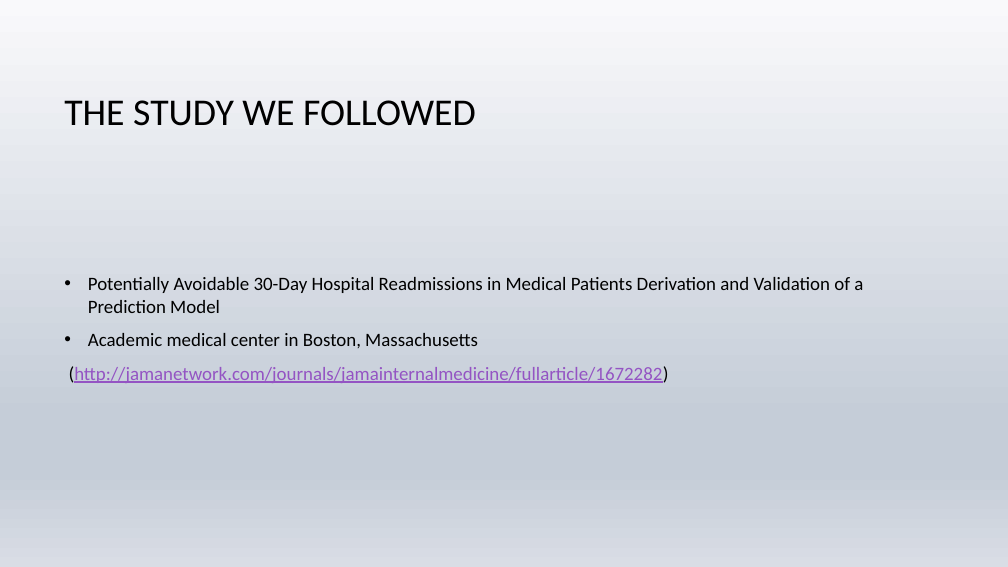
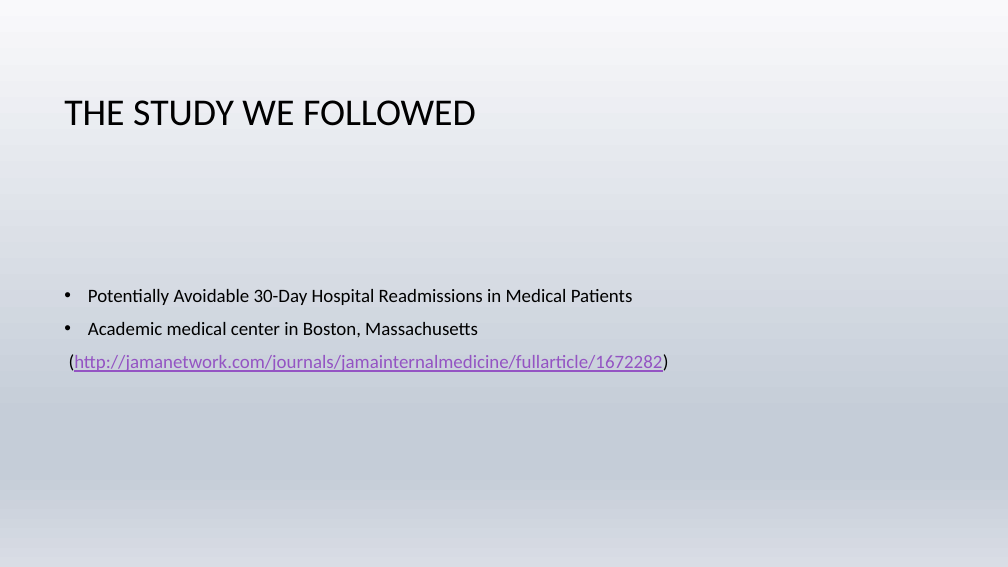
Before and after one commit to tanzirhasan/Readmission, a slide deck: slide 2 of 30_day_readmission.pptx. Drawn at 1008x567 pixels with LibreOffice and Linux fonts; fonts in the diff are those of the drawing; background and template pictures are left out. Boxes give left, top, right and bottom in pixels: in the first picture for what was removed or moved away, otherwise in the second. Text is boxed around its words. In the diff, an @@ line names an element or a change of style, - is before the commit and + after.

```diff
--- a/30_day_readmission.pptx
+++ b/30_day_readmission.pptx
@@ text at (88,289,633,305): text changed @@
-• Potentially Avoidable 30-Day Hospital Readmissions in Medical Patients Derivation and Validation of a Prediction Model
+• Potentially Avoidable 30-Day Hospital Readmissions in Medical Patients
```
Also in this commit, not shown: 6 other slides changed, 1 slide removed.
